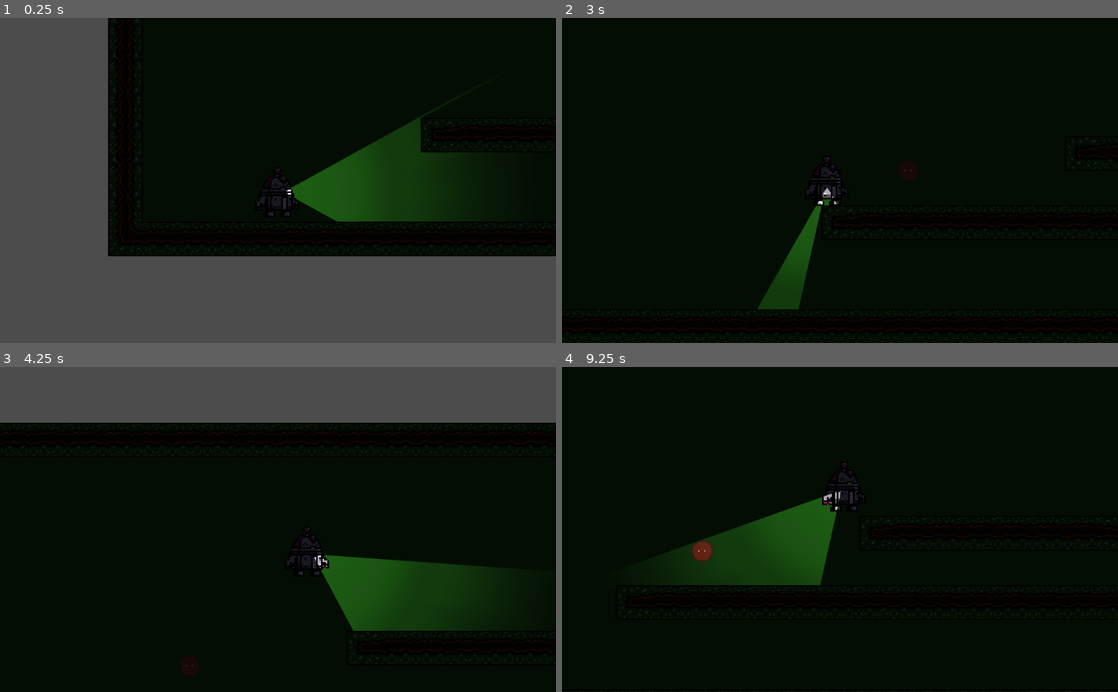
Above: before the commit, frames 1-4 (two rows, left to right).
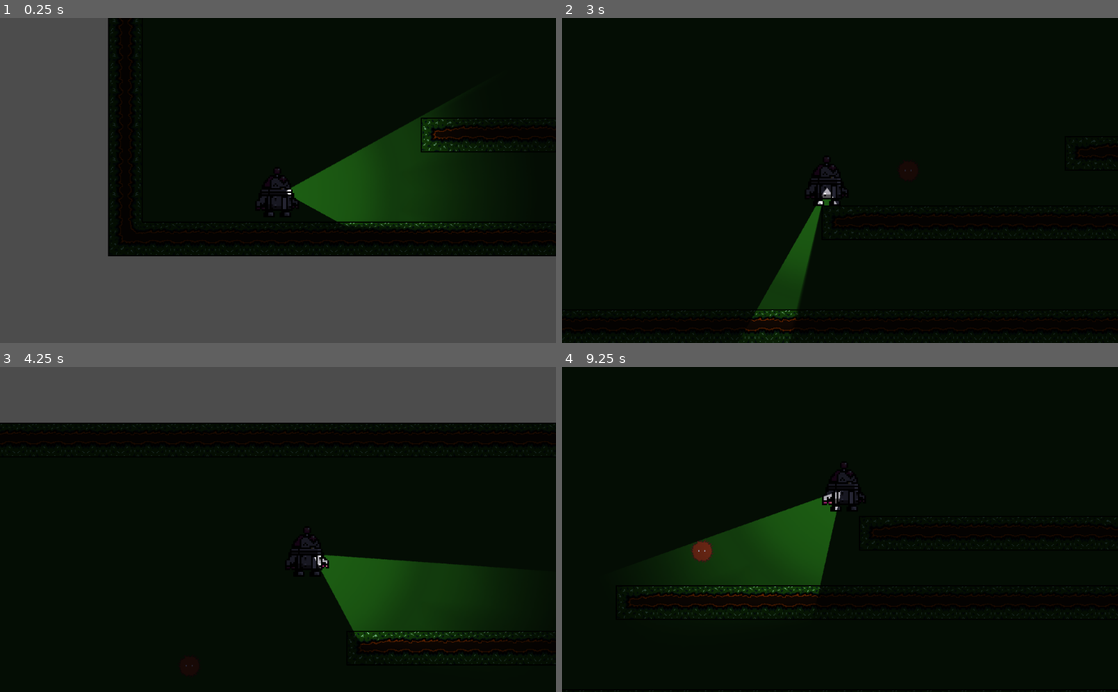
Above: after the commit, the same moments.

Repository: TeamKebab/GodotWildJam38
Game: Godot game, scene res://levels/level.tscn
Same seed, same stepped clock (60 frames per second), same inputs: the game is played once before the commit and once after it.
Inputs (mouse positions are in pixels of both pictures, inside the frame that each line leads up to):
- Up to frame 1 (0.25 s): no input
- Up to frame 2 (3 s): move the mouse to (962, 164) at 0.52 s; hold Right (ui_right) 0.53-2.03 s; click (962, 164) at 0.67 s; tap Up (ui_up) at 0.77, 1.52 s; move the mouse to (728, 196) at 1.27 s; move the mouse to (895, 109) at 2.02 s; hold Left (ui_left) 2.03-2.78 s; move the mouse to (812, 245) at 2.77 s; hold Right (ui_right) from 2.78 s (still down); click (812, 245) at 2.92 s
- Up to frame 3 (4.25 s): keep holding Right (ui_right); tap Up (ui_up) at 3.02, 3.77 s; move the mouse to (444, 578) at 3.52 s
- Up to frame 4 (9.25 s): move the mouse to (673, 480) at 4.27 s; release Right (ui_right) at 4.28 s; hold Left (ui_left) 4.28-5.03 s; tap Up (ui_up) at 4.52, 6.02, 6.77, 7.52, 9.02 s; move the mouse to (867, 529) at 5.02 s; hold Right (ui_right) 5.03-5.78 s; click (867, 529) at 5.17 s; move the mouse to (756, 448) at 5.77 s; hold Left (ui_left) 5.78-7.28 s; move the mouse to (962, 513) at 6.52 s; move the mouse to (728, 545) at 7.27 s; hold Right (ui_right) from 7.28 s (still down); click (728, 545) at 7.42 s; move the mouse to (895, 458) at 8.02 s; move the mouse to (812, 594) at 8.77 s

The runs differ from the first frame. In frame 1, 0.5% of the frame differs, in the area x 61-90%, y 27-65%; in frame 2, 0.3%; in frame 3, 0.5%; in frame 4, 0.6%, in the area x 13-47%, y 67-77%.

Commit message:
smooth player light shadow

Diff:
--- a/src/player/player.tscn
+++ b/src/player/player.tscn
@@ -25,6 +25,9 @@
 shape = SubResource( 1 )
 
 [node name="Light" parent="." instance=ExtResource( 3 )]
+shadow_gradient_length = 5.0
+shadow_filter = 5
+shadow_filter_smooth = 2.0
 
 [node name="Camera2D" type="Camera2D" parent="."]
 current = true
